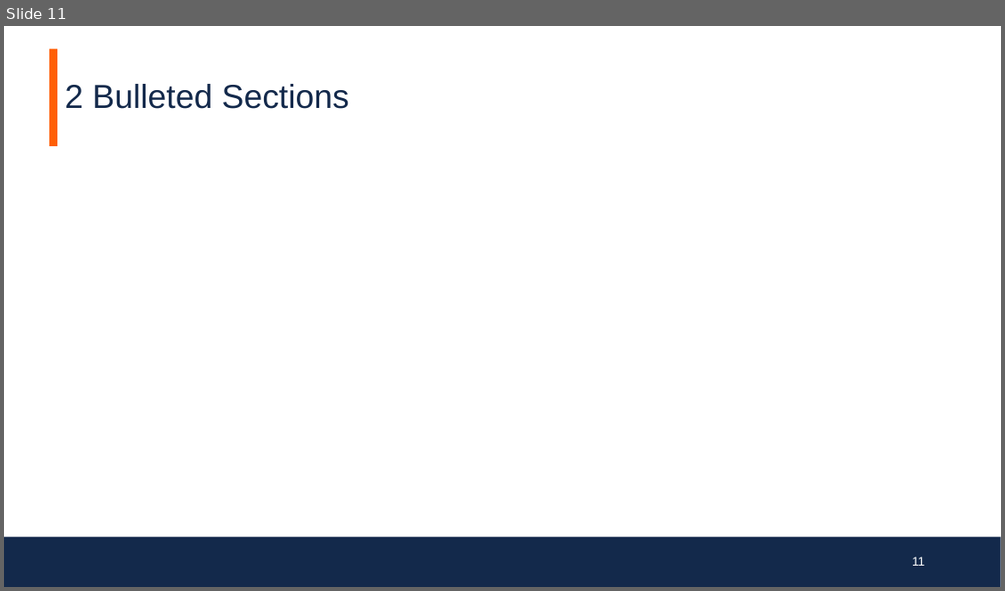
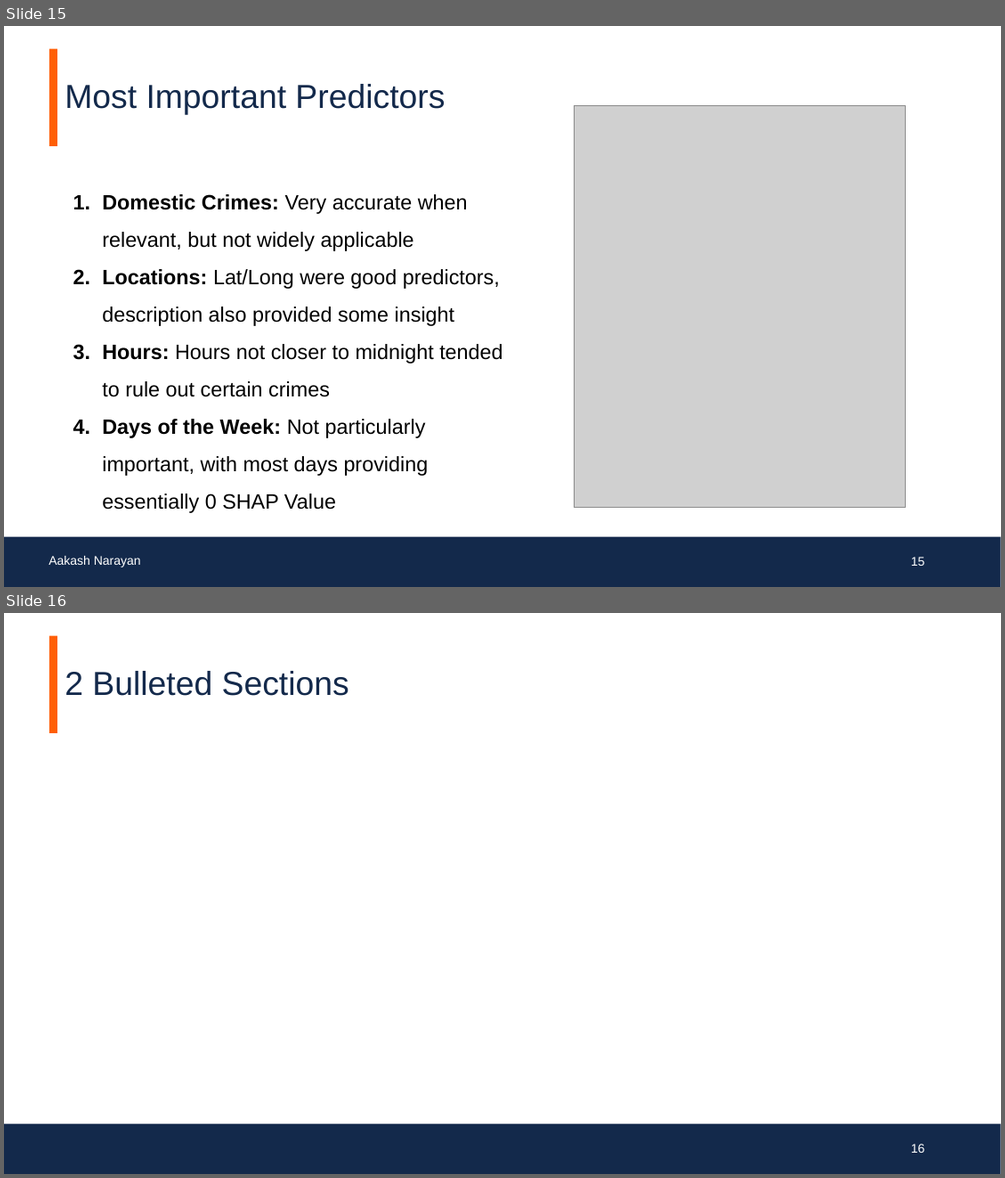
Before and after one commit to SimonKato/Chicago-Crime-Analysis, a slide deck: FinalPresentation.pptx. Shown one above the other, each under a label of ours: slide 11 before the commit, slides 15 and 16 after it. The pictures are 1005x591 and 1005x1178 pixels, drawn with LibreOffice and Linux fonts; fonts in the diff are those of the drawing; grey boxes stand for pictures; background and template pictures are left out. Boxes give left, top, right and bottom in pixels: in the first picture for what was removed or moved away, otherwise in the second. Text is boxed around its words. In the diff, an @@ line names an element or a change of style, - is before the commit and + after.

```diff
--- a/FinalPresentation.pptx
+++ b/FinalPresentation.pptx
@@ slide 15 added at box(4, 26, 1001, 587), background #FFFFFF; not listed: 2 template elements that a slide beside it also shows @@
@@ title added at box(65, 84, 445, 114), 32 pt, text #13294B @@
+Most Important Predictors
@@ picture added at box(574, 105, 906, 507) @@
@@ text added at box(102, 194, 502, 513), 20 pt, text #000000 @@
+1. Domestic Crimes: Very accurate when relevant, but not widely applicable
+2. Locations: Lat/Long were good predictors, description also provided some insight
+3. Hours: Hours not closer to midnight tended to rule out certain crimes
+4. Days of the Week: Not particularly important, with most days providing essentially 0 SHAP Value
@@ text added at box(48, 556, 141, 567), 12 pt, text #FFFFFF @@
+Aakash Narayan
@@ page number added at box(911, 556, 925, 565), 12 pt, text #FFFFFF @@
+15
@@ what was slide 11 is now slide 16 @@
@@ page number at box(911, 1143, 925, 1152): text changed @@
-11
+16
```
Also in this commit, not shown: 8 slides changed, 4 other slides added, 14 other files.
